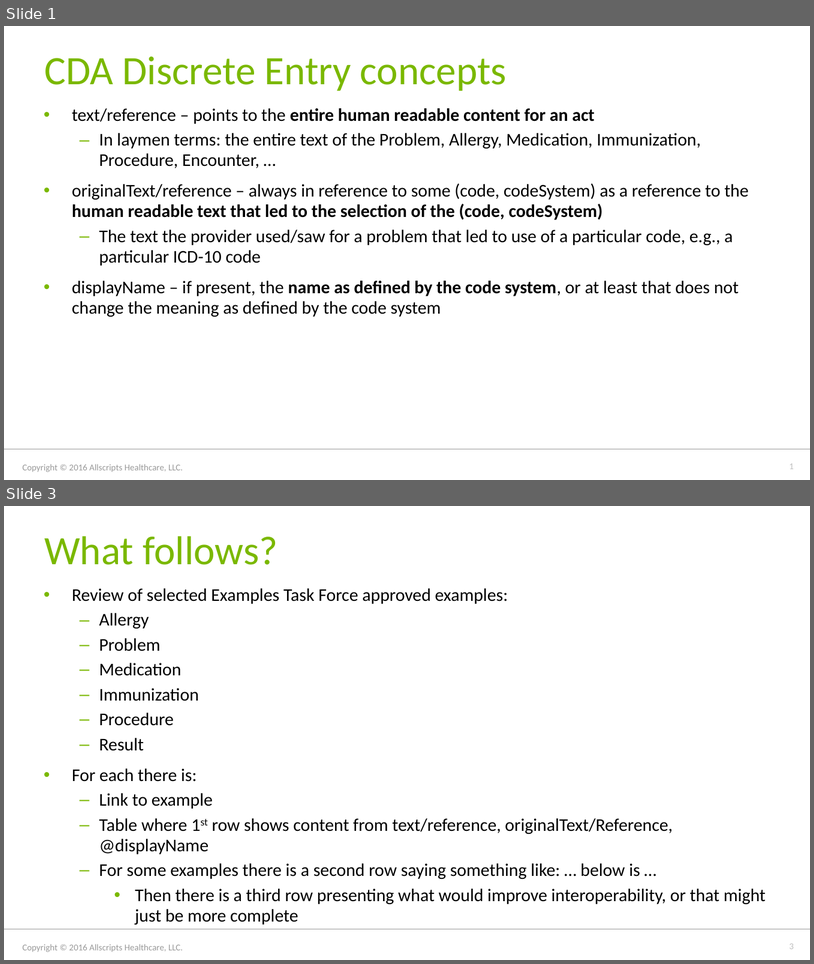
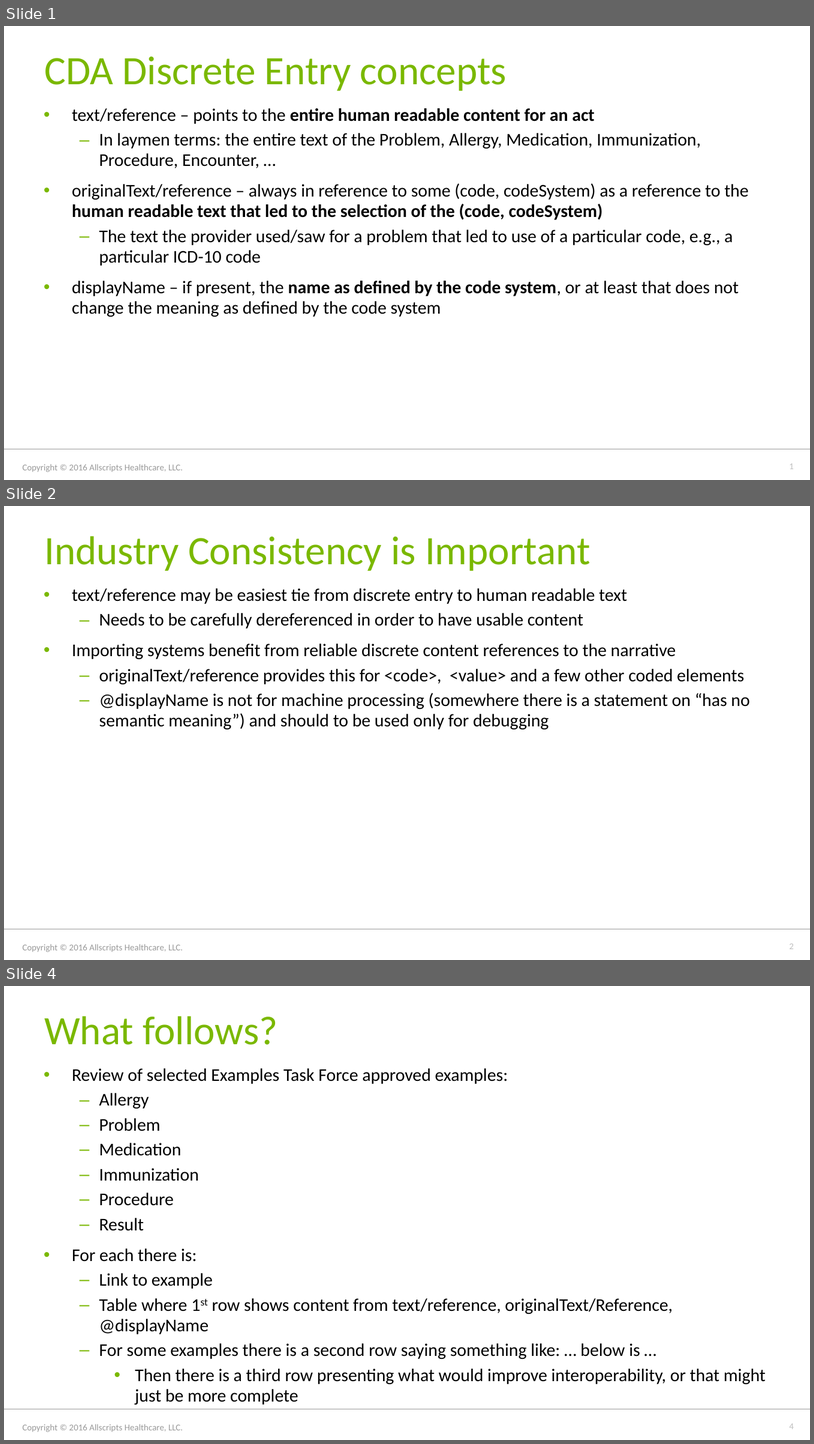
Before and after one commit to jddamore/HL7-Task-Force-Examples, a slide deck: discrete entry to narrative references.pptx. Shown one above the other, each under a label of ours: slides 1 and 3 before the commit, slides 1, 2 and 4 after it; the slides between them are not shown. The pictures are 814x964 and 814x1444 pixels, drawn with LibreOffice and Linux fonts; fonts in the diff are those of the drawing; background and template pictures are left out. Boxes give left, top, right and bottom in pixels: in the first picture for what was removed or moved away, otherwise in the second. Text is boxed around its words. In the diff, an @@ line names an element or a change of style, - is before the commit and + after.

Commit message:
updated slides
broke out points about text and originalText into a separate slide

```diff
--- a/discrete entry to narrative references.pptx
+++ b/discrete entry to narrative references.pptx
@@ slide 2 added at (x1=4, y1=506, x2=810, y2=960), background #FFFFFF; not listed: 3 template elements that a slide beside it also shows @@
@@ title added at (x1=44, y1=536, x2=591, y2=571), 36 pt, text #7AB800 @@
+Industry Consistency is Important
@@ text added at (x1=72, y1=588, x2=750, y2=729), 16 pt, text #000000 @@
+• text/reference may be easiest tie from discrete entry to human readable text
+  – Needs to be carefully dereferenced in order to have usable content
+• Importing systems benefit from reliable discrete content references to the narrative
+  – originalText/reference provides this for <code>, <value> and a few other coded elements
+  – @displayName is not for machine processing (somewhere there is a statement on “has no semantic meaning”) and should to be used only for debugging
@@ what was slide 3 is now slide 4 @@
@@ page number at (x1=789, y1=1423, x2=794, y2=1429): text changed @@
-3
+4
```
Also in this commit, not shown: 1 slide changed.
